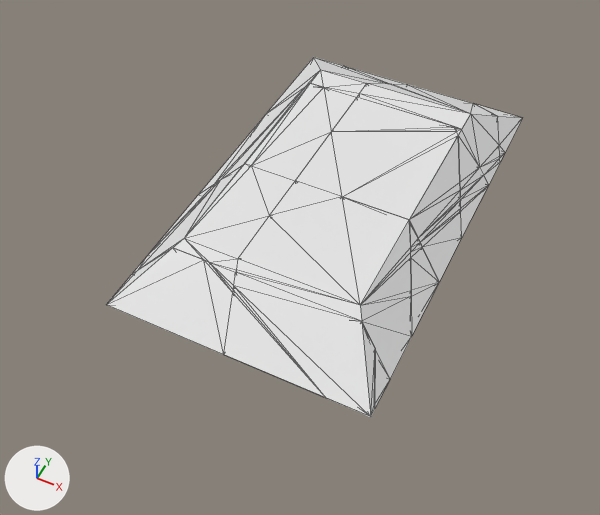
The Blender file Case Studies/Pyramid/Layer 1/Layer 1 Chunked.blend as it was, and as the next commit left it.
The view is the same before and after, from a 50 mm lens placed at (5.81, -13.65, 14.47), pointed at (-0.24, -1.55, -0.65). Lighting does not change. The marker at lower left points along +X, +Y and +Z. Mesh edges are drawn as thin lines.

Objects in the first picture: '0', '1', '10', '11', '2', '3', '4', '5', '6', '7', '8', '9'.
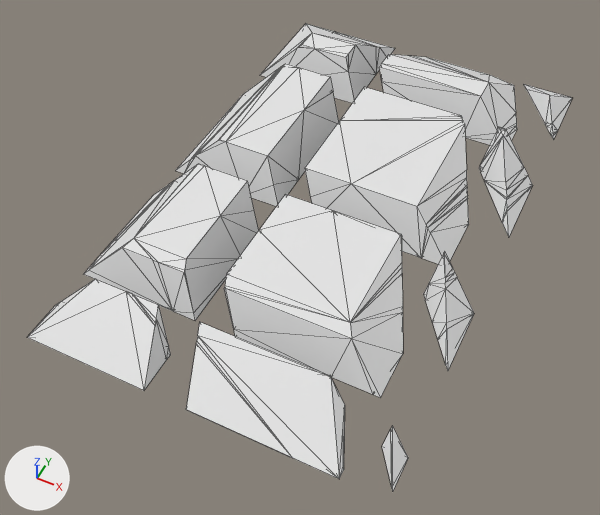
Pixel boxes [x1, y1, x2, y2] of what changed, in the pictures (600 x 515 px):
```json
{"object": "7", "change": "moved", "before": [236, 181, 412, 378], "after": [224, 194, 403, 398]}
{"object": "10", "change": "moved", "before": [224, 273, 375, 417], "after": [186, 322, 345, 479]}
{"object": "4", "change": "moved", "before": [295, 98, 462, 282], "after": [305, 87, 469, 264]}
{"object": "6", "change": "moved", "before": [132, 164, 295, 274], "after": [84, 164, 259, 321]}
{"object": "9", "change": "moved", "before": [107, 248, 236, 354], "after": [27, 279, 171, 390]}
{"object": "3", "change": "moved", "before": [199, 83, 357, 194], "after": [175, 63, 339, 206]}
{"object": "1", "change": "moved", "before": [357, 83, 500, 185], "after": [379, 54, 517, 145]}
{"object": "0", "change": "moved", "before": [266, 57, 405, 114], "after": [260, 24, 395, 103]}
{"object": "5", "change": "moved", "before": [455, 127, 488, 237], "after": [479, 127, 533, 237]}
{"object": "8", "change": "moved", "before": [410, 222, 439, 335], "after": [423, 251, 474, 370]}
{"object": "2", "change": "moved", "before": [475, 104, 522, 162], "after": [524, 84, 572, 140]}
{"object": "11", "change": "moved", "before": [375, 349, 390, 408], "after": [382, 425, 408, 491]}
```

Scene script edits in JSON lines:
```json
{"op": "set", "path": "ob_11.location", "old": "(0.0, 0.0, 0.0)", "new": "(1.0, -1.5, 0.0)"}
{"op": "set", "path": "ob_10.location", "old": "(0.0, 0.0, 0.0)", "new": "(0.0, -1.5, 0.0)"}
{"op": "set", "path": "ob_9.location", "old": "(0.0, 0.0, 0.0)", "new": "(-1.0, -1.5, 0.0)"}
{"op": "set", "path": "ob_8.location", "old": "(0.0, 0.0, 0.0)", "new": "(1.0, -0.5, 0.0)"}
{"op": "set", "path": "ob_7.location", "old": "(0.0, 0.0, 0.0)", "new": "(0.0, -0.5, 0.0)"}
{"op": "set", "path": "ob_6.location", "old": "(0.0, 0.0, 0.0)", "new": "(-1.0, -0.5, 0.0)"}
{"op": "set", "path": "ob_5.location", "old": "(0.0, 0.0, 0.0)", "new": "(1.0, 0.5, 0.0)"}
{"op": "set", "path": "ob_4.location", "old": "(0.0, 0.0, 0.0)", "new": "(0.0, 0.5, 0.0)"}
{"op": "set", "path": "ob_3.location", "old": "(0.0, 0.0, 0.0)", "new": "(-1.0, 0.5, 0.0)"}
{"op": "set", "path": "ob_2.location", "old": "(0.0, 0.0, 0.0)", "new": "(1.0, 1.5, 0.0)"}
{"op": "set", "path": "ob_1.location", "old": "(0.0, 0.0, 0.0)", "new": "(0.0, 1.5, 0.0)"}
{"op": "set", "path": "ob_0.location", "old": "(0.0, 0.0, 0.0)", "new": "(-1.0, 1.5, 0.0)"}
```
